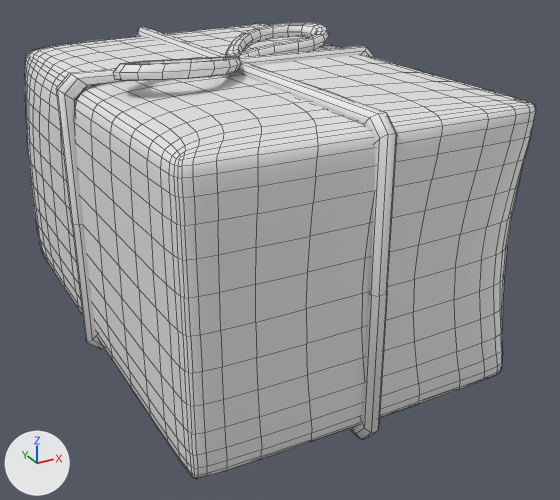
Renders of the FBX model Assets/Models/Enviro01/m_wrappedBox.fbx from each side of a commit.
Both versions are drawn from a camera (50 mm lens) standing at (-0.209, -0.443, 0.263) and looking at (0.019, -0.028, 0.056). Arrows for +X, +Y and +Z are at lower left; the lights stay in place. Mesh edges are drawn as thin lines. Materials are left out; every surface is plain grey. Where no turn or scale is listed for an object, it has been applied to the vertices.

The scene before the commit, as lines of its bpy script (objects in view):
```python
me_beziercircle_001 = bpy.data.meshes.new('BezierCircle.001')
me_beziercircle_001.from_pydata(...)  # 1746 vertices, 1744 faces; spans x -0.108..0.11, y -0.168..0.17, z -0.002..0.189
ob_m_wrappedbox = bpy.data.objects.new('m_wrappedBox', me_beziercircle_001)
ob_m_wrappedbox.location = (0.0, 0.0, 0.0)
```
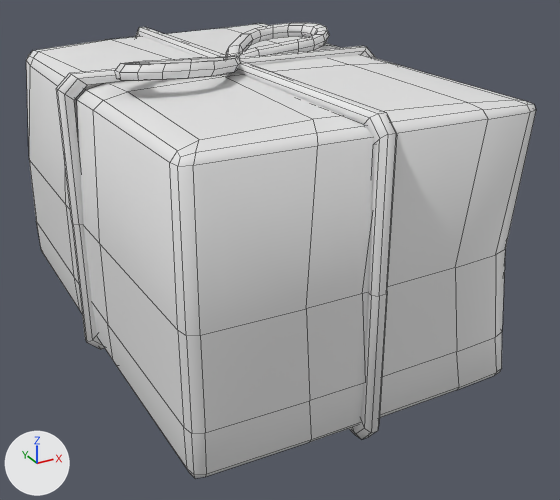
Where the newer file only moved an object's origin or applied its transform, the numbers keep the older frame.

What changed in the scene script:
```text
Change me_beziercircle_001:
    used by ob_m_wrappedbox; location = (0.0, 0.0, 0.0)
    remove me_beziercircle_001.from_pydata(...)  # 1746 vertices, 1744 faces; spans x -0.108..0.11, y -0.168..0.17, z -0.002..0.189
    add me_beziercircle_001.from_pydata(...)  # 524 vertices, 522 faces; spans x -0.108..0.108, y -0.168..0.17, z -0.002..0.189
    me_beziercircle_001 part 1: 1222 vertices removed from x -0.103..0.11, y -0.163..0.165, z 0.004..0.189
```

Location of each change, [x1, y1, x2, y2] in pixels of the pictures (560 x 500 px):
'm_wrappedBox', reshaped
    before: [25, 23, 536, 479]
    after: [26, 23, 536, 478]
part 1 of me_beziercircle_001, deleted
    before: [25, 23, 536, 479]
